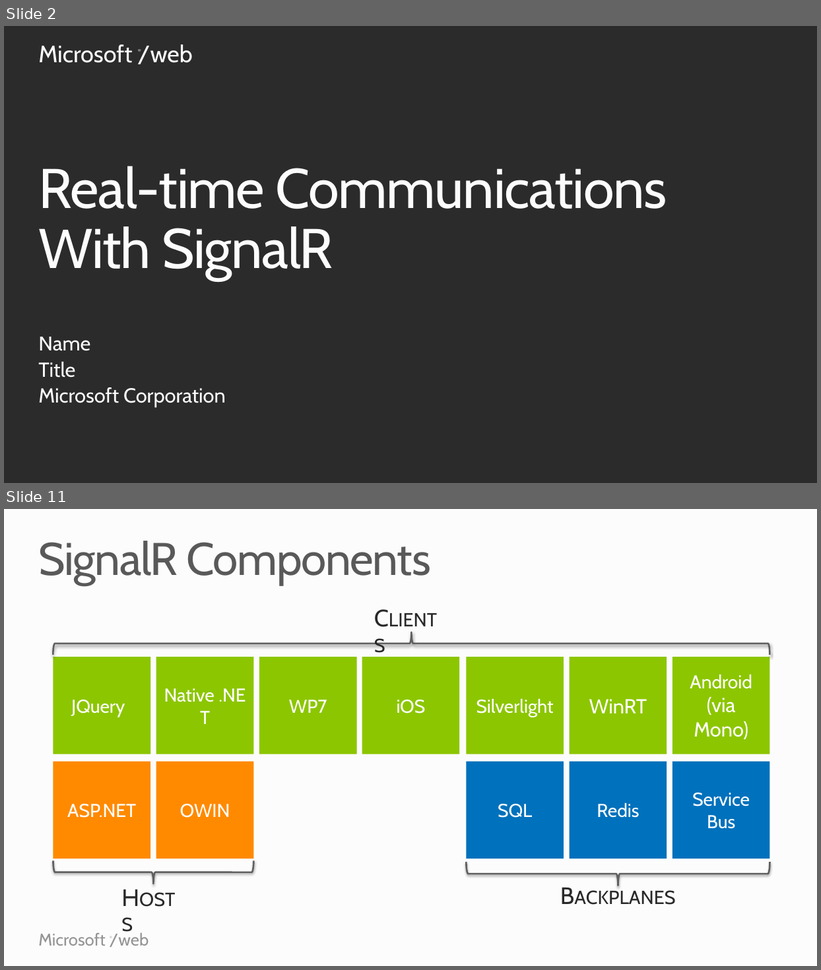
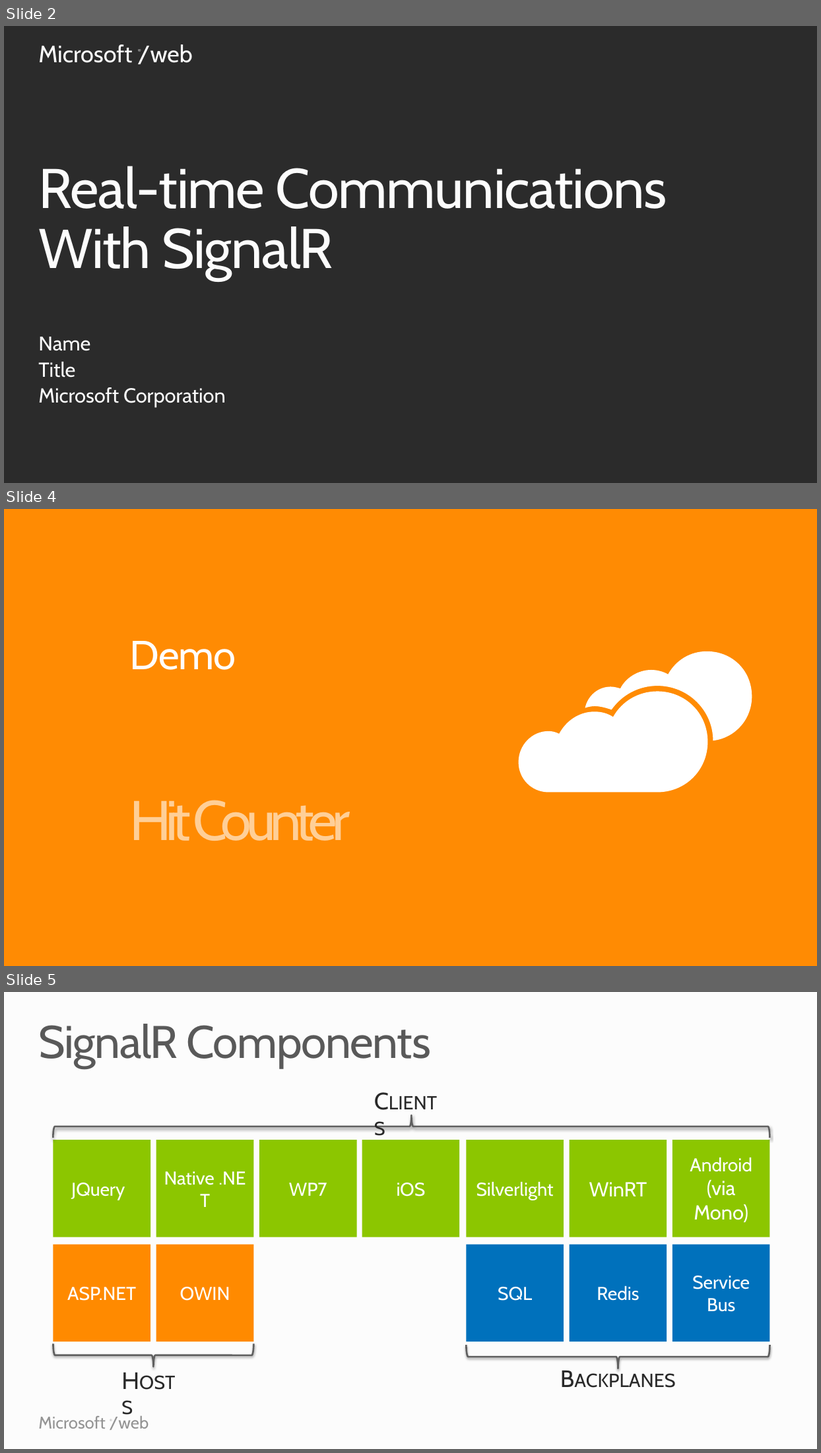
Before and after one commit to Microsoft-Web/PRESENTATION-RealtimeCommunicationsWithSignalR, a slide deck: RealtimeCommunicationsWithSignalR.pptx. Shown one above the other, each under a label of ours: slides 2 and 11 before the commit, slides 2, 4 and 5 after it; the slides between them are not shown. The pictures are 821x970 and 821x1453 pixels, drawn with LibreOffice and Linux fonts; fonts in the diff are those of the drawing; background and template pictures are left out; a plain dark background stands for a picture behind light text. Boxes give left, top, right and bottom in pixels: in the first picture for what was removed or moved away, otherwise in the second. Text is boxed around its words. In the diff, an @@ line names an element or a change of style, - is before the commit and + after.

```diff
--- a/RealtimeCommunicationsWithSignalR.pptx
+++ b/RealtimeCommunicationsWithSignalR.pptx
@@ slide 4 added at box(4, 509, 817, 966), background #FF8A00 @@
@@ title added at box(130, 641, 236, 670), 48 pt, text #FFFFFF at 98% opacity @@
+Demo
@@ freeform shape added at box(585, 652, 752, 741), fill #FFFFFF @@
@@ freeform shape added at box(519, 691, 708, 793), fill #FFFFFF @@
@@ text added at box(130, 800, 350, 841), 66 pt, text #FFD099 @@
+Hit Counter
@@ what was slide 11 is now slide 5 @@
```
Also in this commit, not shown: 1 slide changed, 1 other slide added, 1 slide removed, 1 other file.
